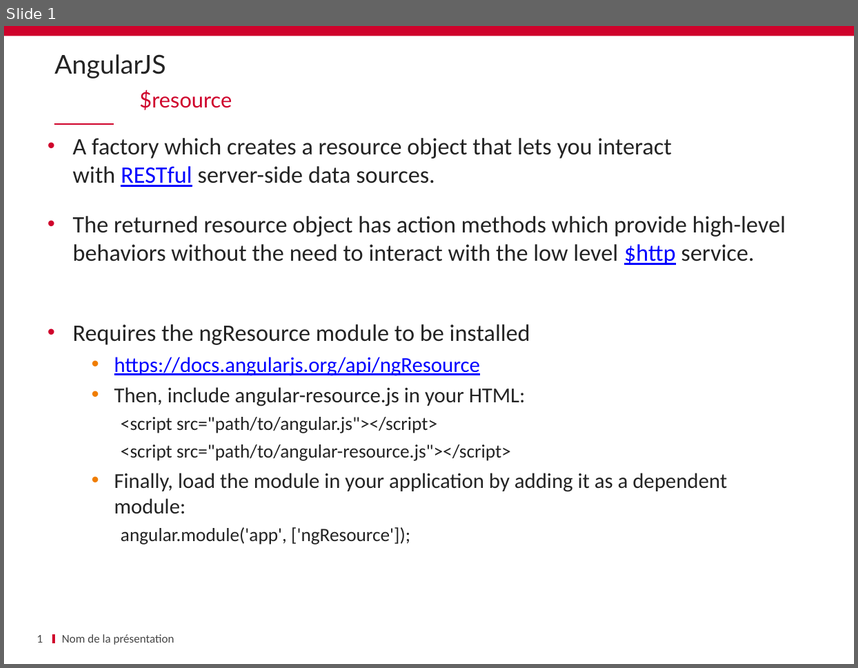
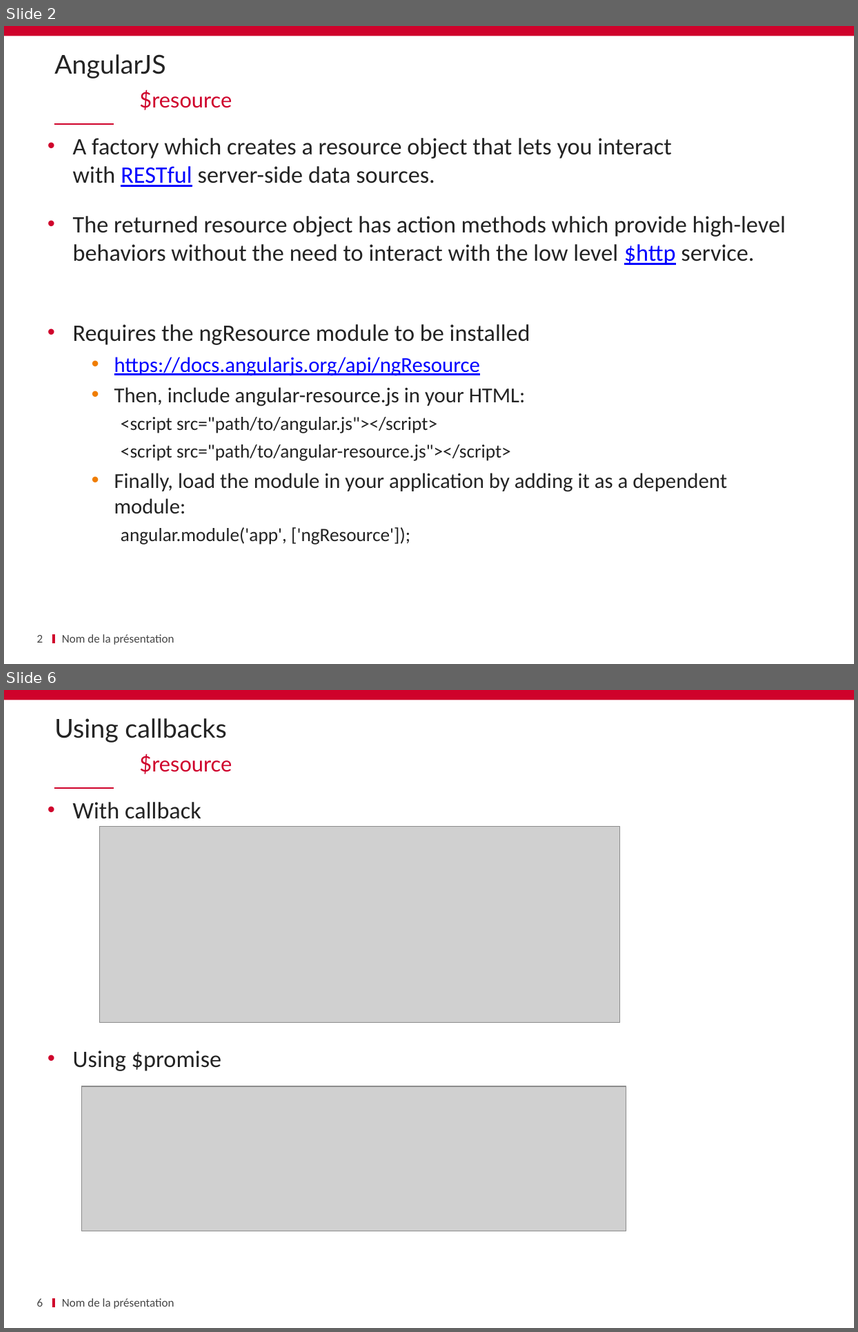
Before and after one commit to schassande/formation-angularjs1, a slide deck: Jour2/10 $resource/10_$ressource.pptx. Shown one above the other, each under a label of ours: slide 1 before the commit, slides 2 and 6 after it; the slides between them are not shown. The pictures are 858x668 and 858x1332 pixels, drawn with LibreOffice and Linux fonts; fonts in the diff are those of the drawing; grey boxes stand for pictures; background and template pictures are left out. Boxes give left, top, right and bottom in pixels: in the first picture for what was removed or moved away, otherwise in the second. Text is boxed around its words. In the diff, an @@ line names an element or a change of style, - is before the commit and + after.

```diff
--- a/Jour2/10 $resource/10_$ressource.pptx
+++ b/Jour2/10 $resource/10_$ressource.pptx
@@ slide 6 added at (4,690,854,1328), background #FFFFFF; not listed: 3 template elements that a slide beside it also shows @@
@@ title added at (54,718,226,742), 22 pt, text #232323 @@
+Using callbacks
@@ text added at (139,753,232,774), 18 pt, text #CF022B @@
+$resource
@@ text added at (73,802,221,1071), 20 pt, text #232323 @@
+• With callback
+• Using $promise
@@ picture added at (100,826,620,1021) @@
@@ picture added at (82,1086,626,1231) @@
@@ page number added at (37,1298,43,1306), 10 pt, text #464646 @@
+6
@@ text added at (62,1298,174,1308), 10 pt, text #464646 @@
+Nom de la présentation
@@ what was slide 1 is now slide 2 @@
@@ page number at (37,635,43,642): text changed @@
-1
+2
```
Also in this commit, not shown: 1 slide changed, 6 other slides added, 6 other files.
